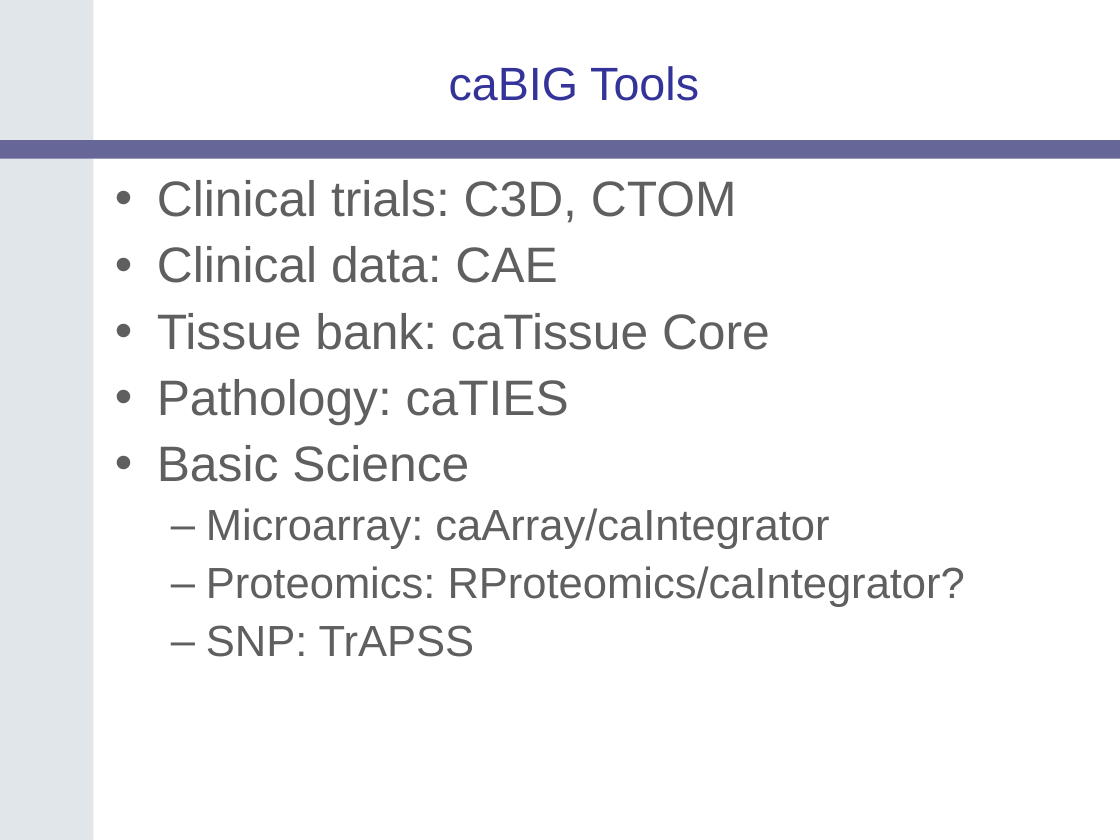
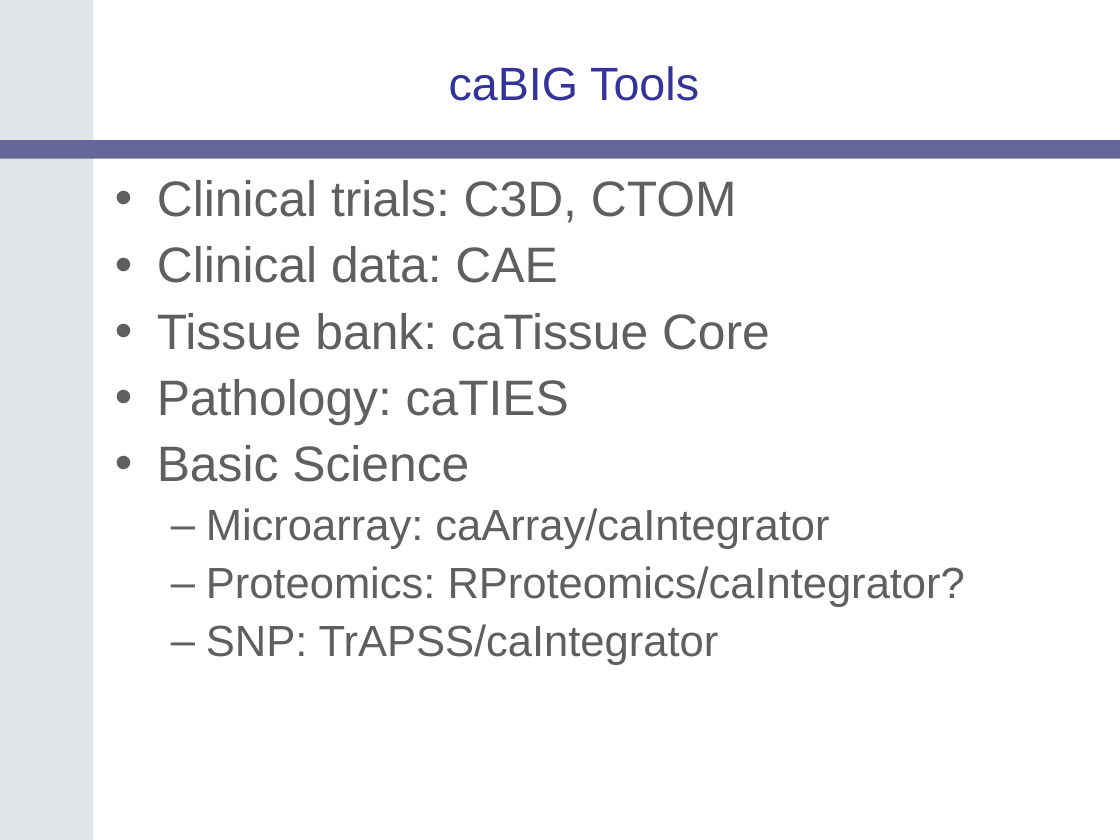
Before and after one commit to NCIP/catrip, a slide deck: slide 8 of catrip/documentation/presentations/catrip_f2f_2006_05/catrip_f2f_introduction_2006_05.ppt. Drawn at 1120x840 pixels with LibreOffice and Linux fonts; fonts in the diff are those of the drawing; background and template pictures are left out. Boxes give left, top, right and bottom in pixels: in the first picture for what was removed or moved away, otherwise in the second. Text is boxed around its words. In the diff, an @@ line names an element or a change of style, - is before the commit and + after.

Commit message:
Added details on caBIG tools
SVN-Revision: 63

```diff
--- a/catrip/documentation/presentations/catrip_f2f_2006_05/catrip_f2f_introduction_2006_05.ppt
+++ b/catrip/documentation/presentations/catrip_f2f_2006_05/catrip_f2f_introduction_2006_05.ppt
@@ text at (206, 624, 719, 665): text changed @@
-  – SNP: TrAPSS
+  – SNP: TrAPSS/caIntegrator
```
Also in this commit, not shown: 7 other slides changed.
